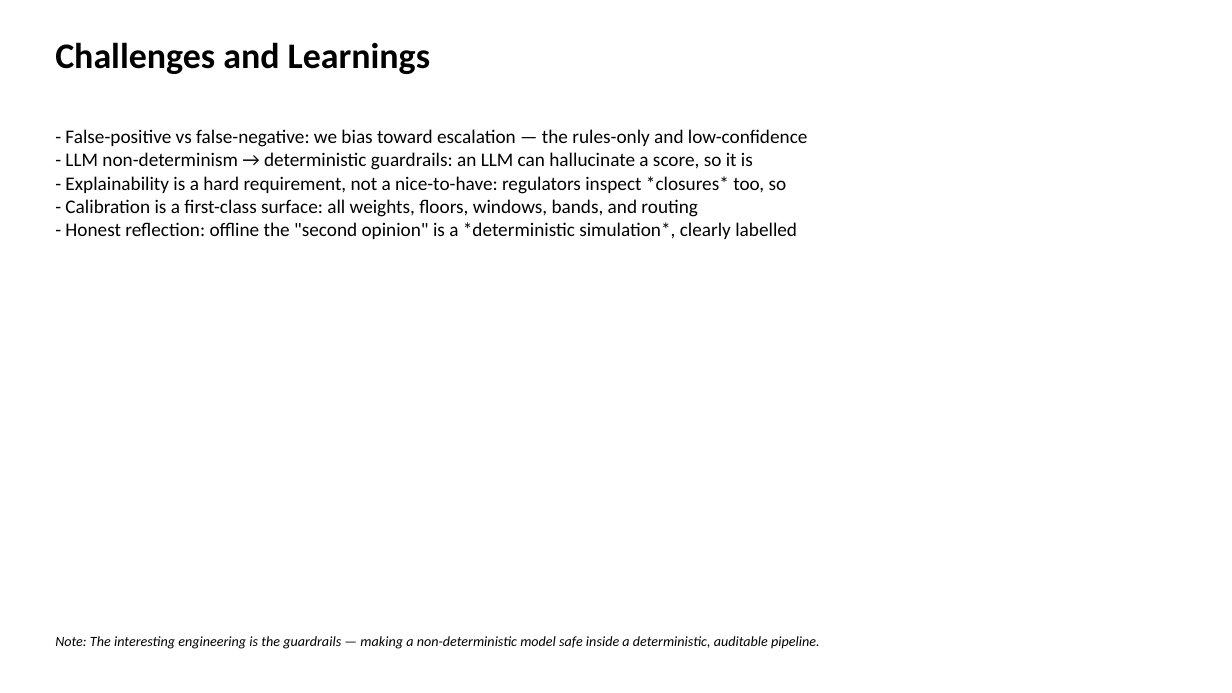
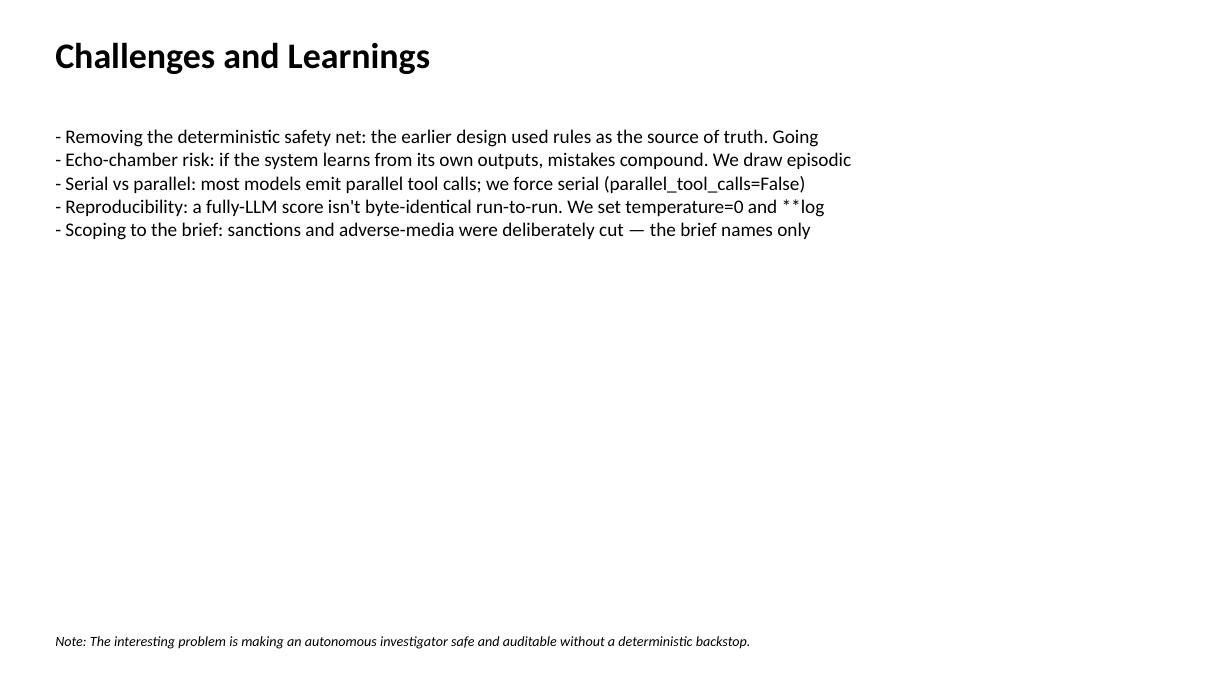
Before and after one commit to NeetigyaShah/frisk-risk-signal-aggregator, a slide deck: slide 4 of docs/deck/deck.pptx. Drawn at 1232x693 pixels with LibreOffice and Linux fonts; fonts in the diff are those of the drawing. Boxes give left, top, right and bottom in pixels: in the first picture for what was removed or moved away, otherwise in the second. Text is boxed around its words. In the diff, an @@ line names an element or a change of style, - is before the commit and + after.

```diff
--- a/docs/deck/deck.pptx
+++ b/docs/deck/deck.pptx
@@ text at [65, 129, 851, 240]: text changed @@
-- False-positive vs false-negative: we bias toward escalation — the rules-only and low-confidence
-- LLM non-determinism → deterministic guardrails: an LLM can hallucinate a score, so it is
-- Explainability is a hard requirement, not a nice-to-have: regulators inspect *closures* too, so
-- Calibration is a first-class surface: all weights, floors, windows, bands, and routing
-- Honest reflection: offline the "second opinion" is a *deterministic simulation*, clearly labelled
+- Removing the deterministic safety net: the earlier design used rules as the source of truth. Going
+- Echo-chamber risk: if the system learns from its own outputs, mistakes compound. We draw episodic
+- Serial vs parallel: most models emit parallel tool calls; we force serial (parallel_tool_calls=False)
+- Reproducibility: a fully-LLM score isn't byte-identical run-to-run. We set temperature=0 and **log
+- Scoping to the brief: sanctions and adverse-media were deliberately cut — the brief names only
@@ text at [55, 636, 751, 649]: text changed @@
-Note: The interesting engineering is the guardrails — making a non-deterministic model safe inside a deterministic, auditable pipeline.
+Note: The interesting problem is making an autonomous investigator safe and auditable without a deterministic backstop.
```
Also in this commit, not shown: 3 other slides changed, 1 slide added, 1 slide removed, 4 other files.
